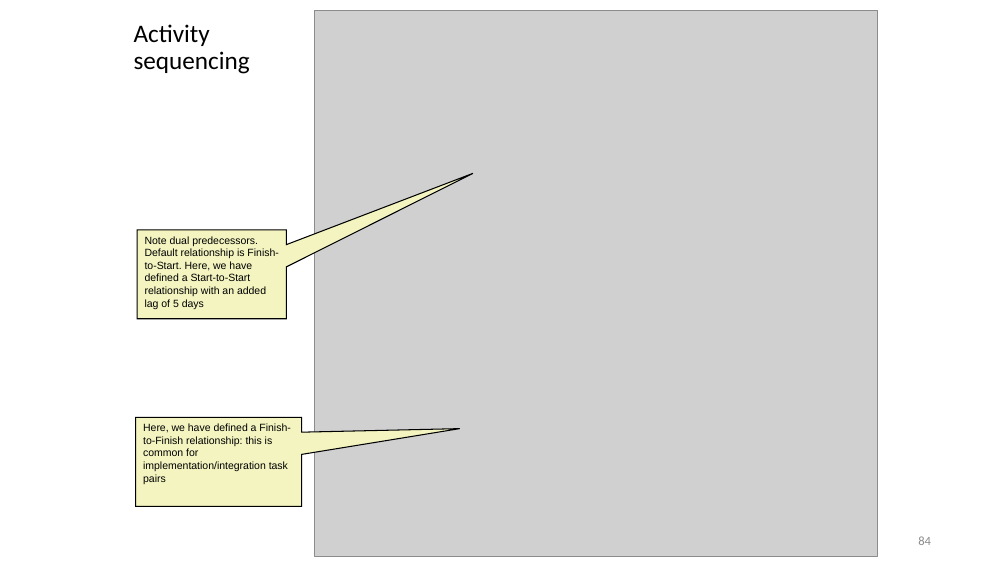
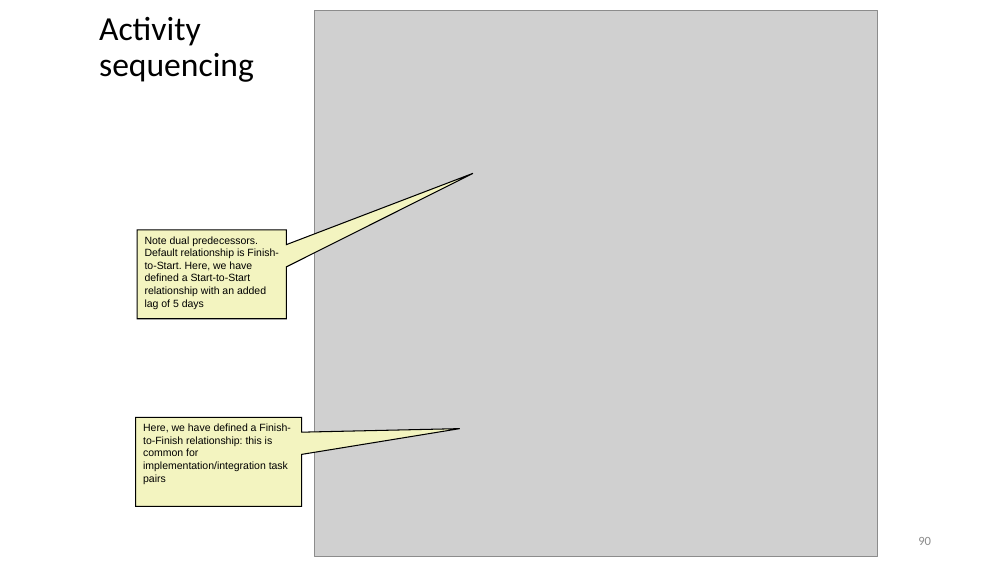
Before and after one commit to malenezi/malenezi, a slide deck: slide 90 of SE423/Lectures/6-Planning/Scheduling and Tracking.pptx (slide 84 before the commit). Drawn at 1008x567 pixels with LibreOffice and Linux fonts; fonts in the diff are those of the drawing; grey boxes stand for pictures. Boxes give left, top, right and bottom in pixels: in the first picture for what was removed or moved away, otherwise in the second. Text is boxed around its words. In the diff, an @@ line names an element or a change of style, - is before the commit and + after.

```diff
--- a/SE423/Lectures/6-Planning/Scheduling and Tracking.pptx
+++ b/SE423/Lectures/6-Planning/Scheduling and Tracking.pptx
@@ title "Activity sequencing": place and size @@
-title "Activity sequencing" at [134, 24, 250, 74]
+title "Activity sequencing" at [99, 16, 254, 82]
@@ title "Activity sequencing" at [99, 16, 254, 82]: size 24 to 32 pt @@
@@ page number at [918, 537, 931, 545]: text changed @@
-84
+90
```
Also in this commit, not shown: 26 other slides changed, 2 slides added, 5 slides removed.
